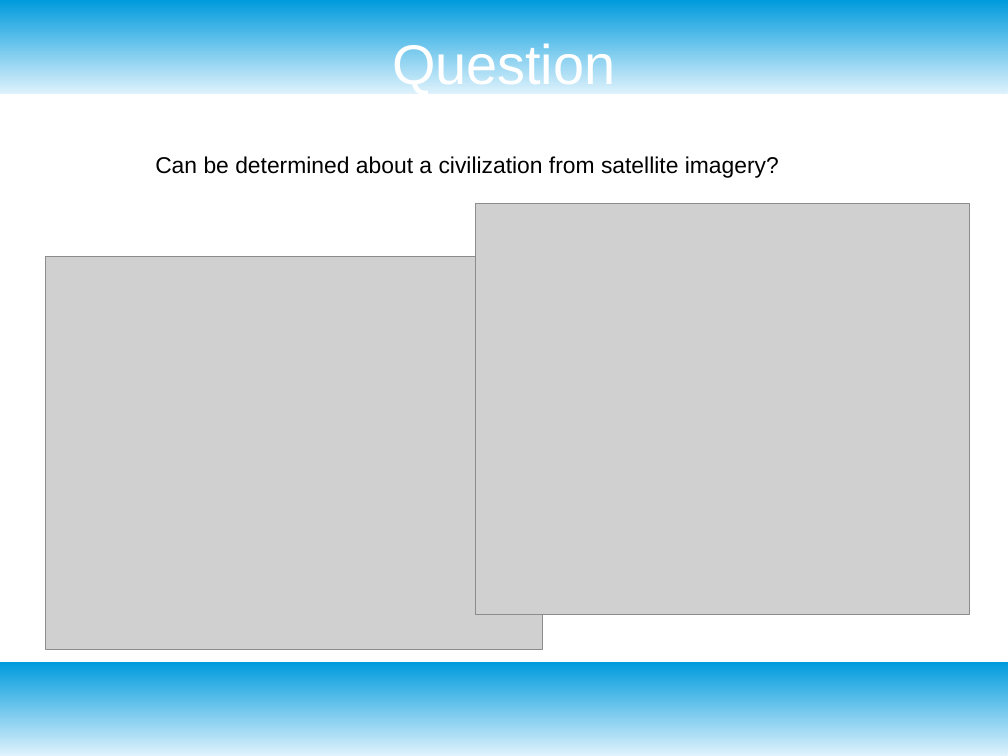
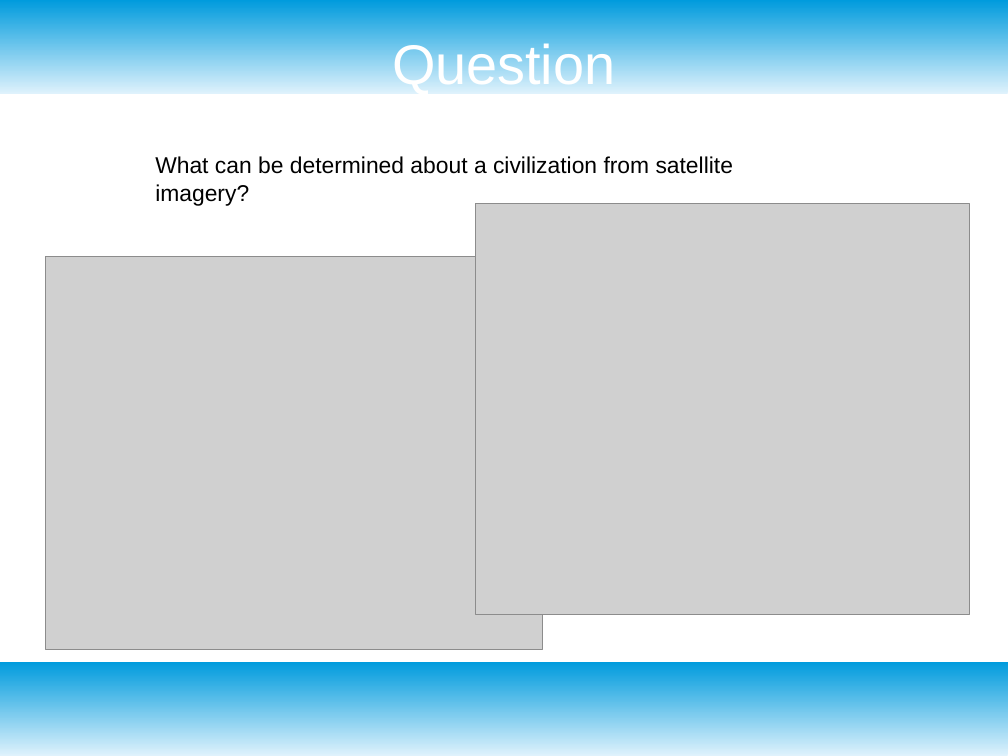
Before and after one commit to partytax/osm-landsat, a slide deck: slide 2 of presentation.odp. Drawn at 1008x756 pixels with LibreOffice and Linux fonts; fonts in the diff are those of the drawing; grey boxes stand for pictures. Boxes give left, top, right and bottom in pixels: in the first picture for what was removed or moved away, otherwise in the second. Text is boxed around its words. In the diff, an @@ line names an element or a change of style, - is before the commit and + after.

```diff
--- a/presentation.odp
+++ b/presentation.odp
@@ text at [155,156,733,206]: text changed @@
-Can be determined about a civilization from satellite imagery?
+What can be determined about a civilization from satellite imagery?
```
Also in this commit, not shown: 1 other slide changed, 6 other files.
